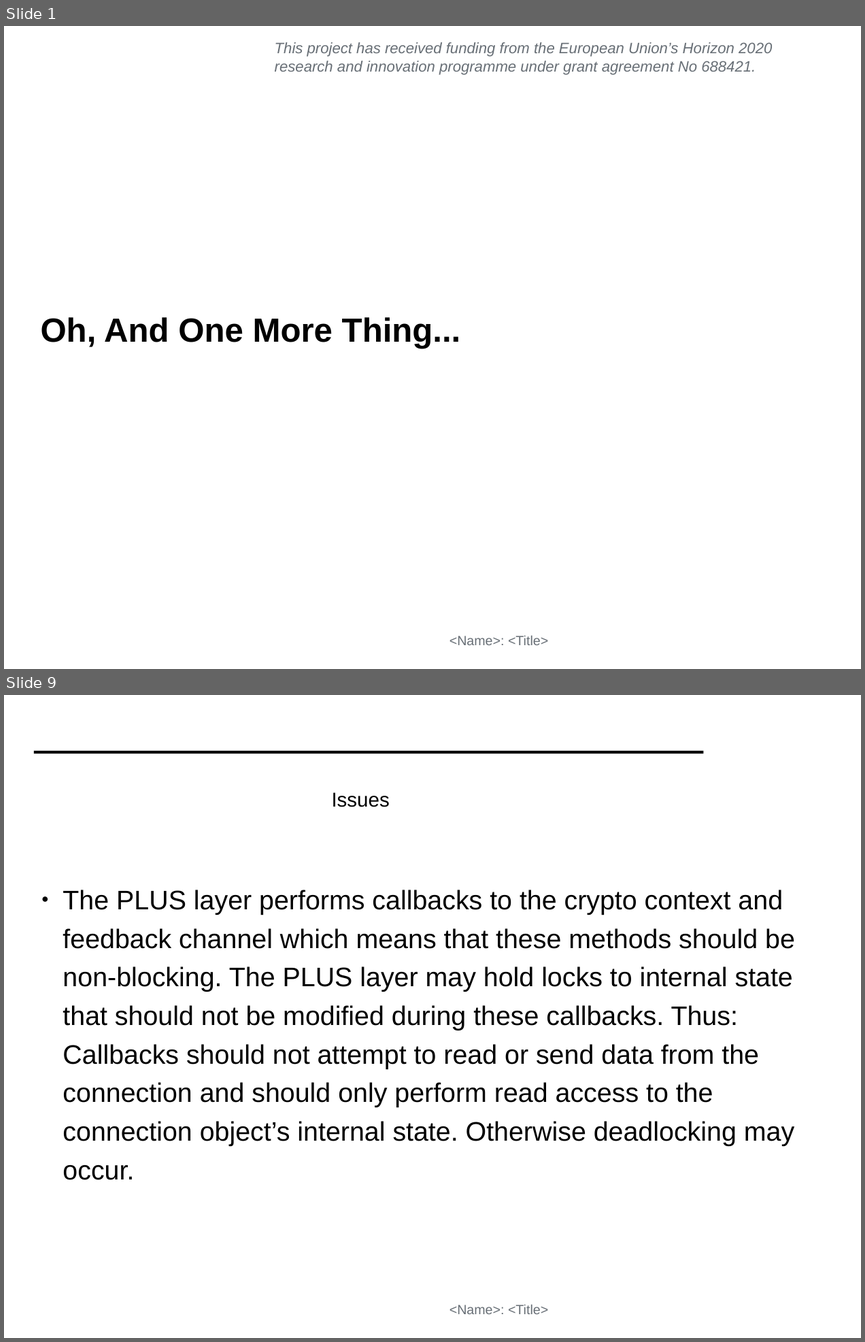
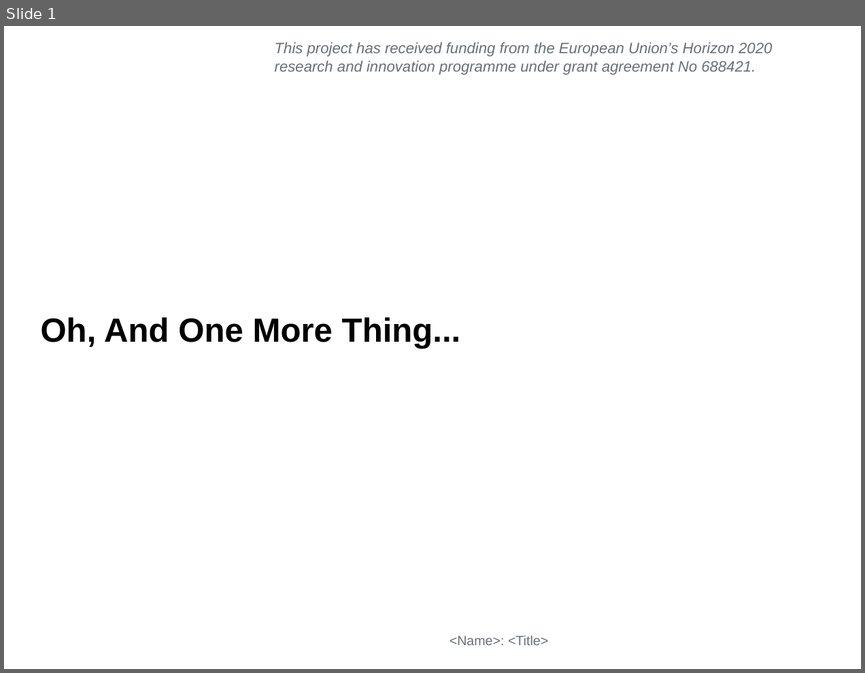
Before and after one commit to mami-project/roadshows, a slide deck: mami-cambridge/ZHAW_PLUS.odp. Shown one above the other, each under a label of ours: slides 1 and 9 before the commit, slide 1 after it; the slides between them are not shown. The pictures are 865x1342 and 865x673 pixels, drawn with LibreOffice and Linux fonts; fonts in the diff are those of the drawing; background and template pictures are left out. Boxes give left, top, right and bottom in pixels: in the first picture for what was removed or moved away, otherwise in the second. Text is boxed around its words. In the diff, an @@ line names an element or a change of style, - is before the commit and + after.

Commit message:
News on PLUS from ZHAW

```diff
--- a/mami-cambridge/ZHAW_PLUS.odp
+++ b/mami-cambridge/ZHAW_PLUS.odp
@@ slide 9 removed at (4, 695, 861, 1338), background #FFFFFF; not listed: 1 template element that a slide beside it also shows @@
@@ rectangle removed at (34, 751, 704, 753) @@
@@ title removed at (332, 792, 390, 807) @@
-Issues
@@ text removed at (62, 889, 795, 1180) @@
-● The PLUS layer performs callbacks to the crypto context and feedback channel which means that these methods should be non-blocking. The PLUS layer may hold locks to internal state that should not be modified during these callbacks. Thus: Callbacks should not attempt to read or send data from the connection and should only perform read access to the connection object’s internal state. Otherwise deadlocking may occur.
```
Also in this commit, not shown: 5 slides added, 16 other slides removed.
